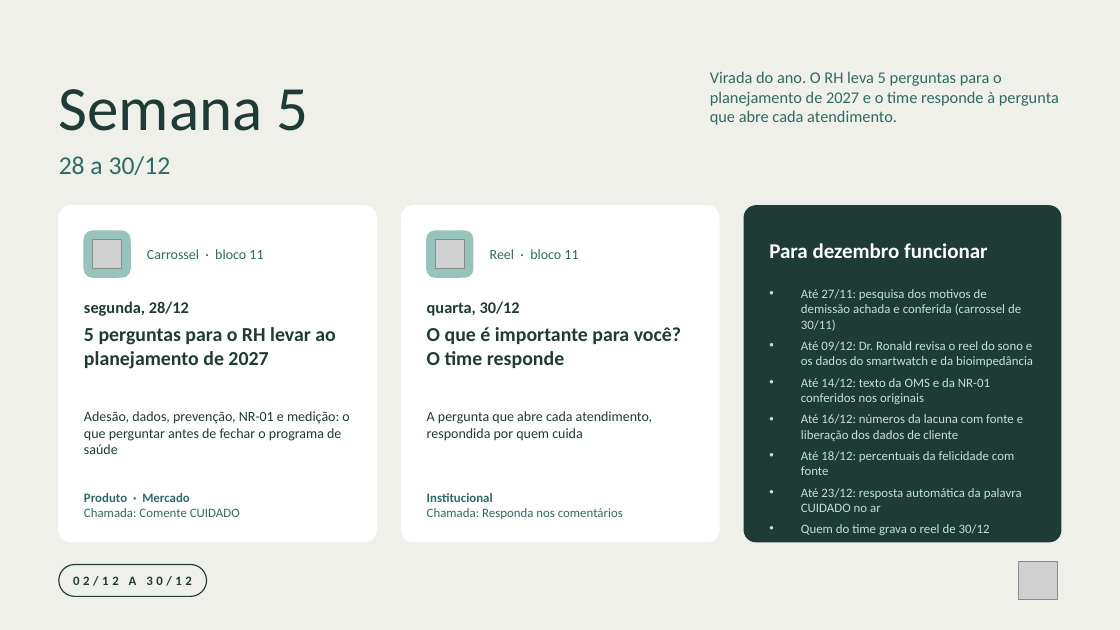
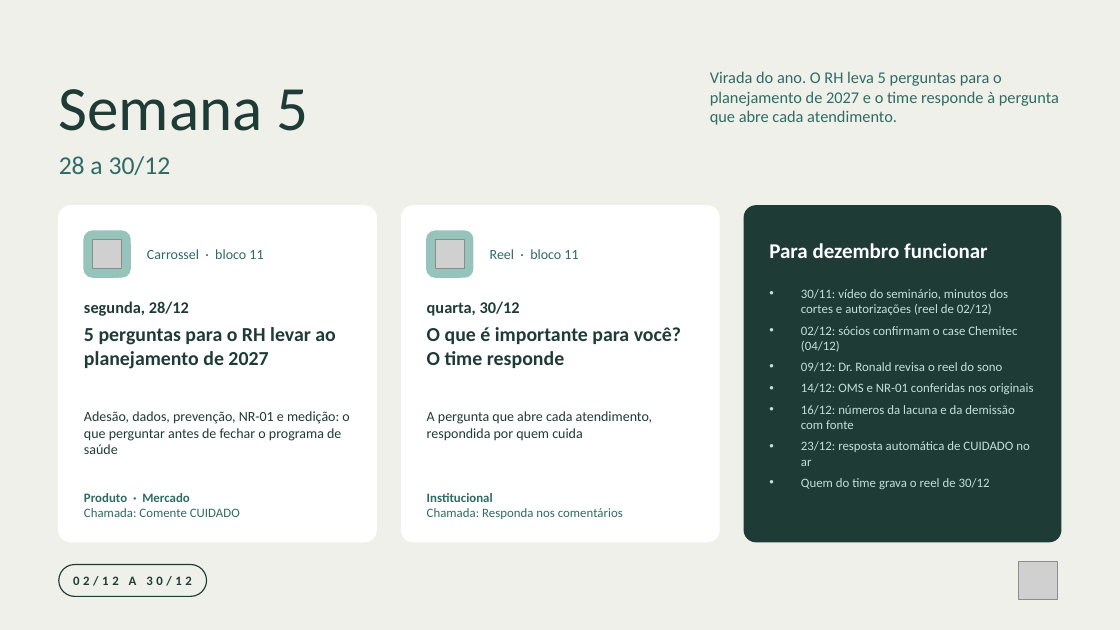
Before and after one commit to nina-rebello/comunicao-fh, a slide deck: slide 7 of marketing/calendario-dezembro/Programacao_Instagram_Dezembro_2026.pptx. Drawn at 1120x630 pixels with LibreOffice and Linux fonts; fonts in the diff are those of the drawing; grey boxes stand for pictures. Boxes give left, top, right and bottom in pixels: in the first picture for what was removed or moved away, otherwise in the second. Text is boxed around its words. In the diff, an @@ line names an element or a change of style, - is before the commit and + after.

```diff
--- a/marketing/calendario-dezembro/Programacao_Instagram_Dezembro_2026.pptx
+++ b/marketing/calendario-dezembro/Programacao_Instagram_Dezembro_2026.pptx
@@ text at (801, 289, 1034, 466): text changed @@
-• Até 27/11: pesquisa dos motivos de demissão achada e conferida (carrossel de 30/11)
-• Até 09/12: Dr. Ronald revisa o reel do sono e os dados do smartwatch e da bioimpedância
-• Até 14/12: texto da OMS e da NR-01 conferidos nos originais
-• Até 16/12: números da lacuna com fonte e liberação dos dados de cliente
-• Até 18/12: percentuais da felicidade com fonte
-• Até 23/12: resposta automática da palavra CUIDADO no ar
+• 30/11: vídeo do seminário, minutos dos cortes e autorizações (reel de 02/12)
+• 02/12: sócios confirmam o case Chemitec (04/12)
+• 09/12: Dr. Ronald revisa o reel do sono
+• 14/12: OMS e NR-01 conferidas nos originais
+• 16/12: números da lacuna e da demissão com fonte
+• 23/12: resposta automática de CUIDADO no ar
```
Also in this commit, not shown: 3 other slides changed, 10 other files.
